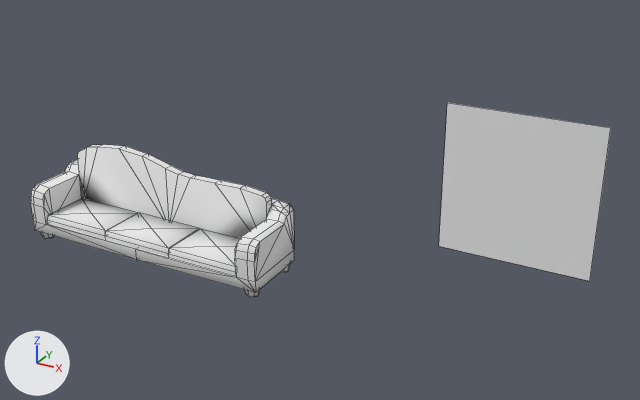
An edit to the Blender file art/models/props/alley_bench/alley_bench.blend, drawn before and after from the same camera.
Both versions are drawn from a 50 mm lens placed at (6.82, -8.09, 5.3), pointed at (1.92, 0.83, 0.84). Arrows for +X, +Y and +Z are at lower left; the lights stay in place. The picture after the commit comes second. Mesh edges are drawn as thin lines.

Objects in the first picture: 'Plane', 'alley_bench'.
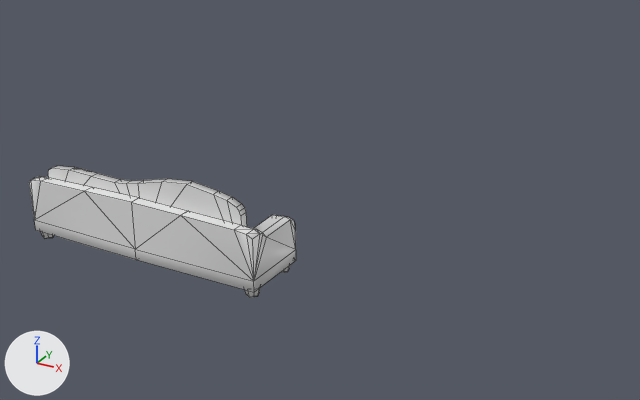
What changed in the scene script:
```text
Remove ob_plane:
    ob_plane = bpy.data.objects.new('Plane', me_plane_001)
    ob_plane.location = (4.086, 1.997, 0.969)
    ob_plane.rotation_euler = (1.571, 0.0, 3.142)  # degrees (90, 0, 180)
    ob_plane.scale = (-1.0, 1.0, 1.0)
Change ob_alley_bench:
    ob_alley_bench.rotation_euler: (0.0, 0.0, -6.283) -> (0.0, 0.0, -3.142)  # degrees (0, 0, -360) -> degrees (0, 0, -180)
```

Location of each change, (x1, y1, x2, y2) in pixels of the pictures (640 x 400 px):
'alley_bench', turned: before (30, 145, 294, 297); after (29, 166, 296, 297)
'Plane', deleted: before (439, 103, 611, 281)
